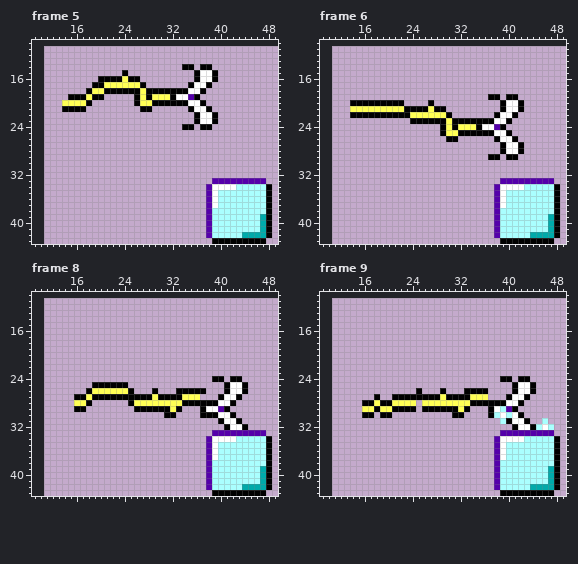
One commit to this pixel-art file: Source/images/ega/level/Hook_Thrown_2.ase. Above: the version before the commit.
44x33 pixels, 12 frames. Shown: frame 5: x 9..49, y 10..43; frame 6: x 9..49, y 10..43; frame 8: x 9..49, y 10..43; frame 9: x 9..49, y 10..43. The old version is drawn lined up with the new one, on the new canvas. The commit also changed other frames, which this record leaves out.
The result:
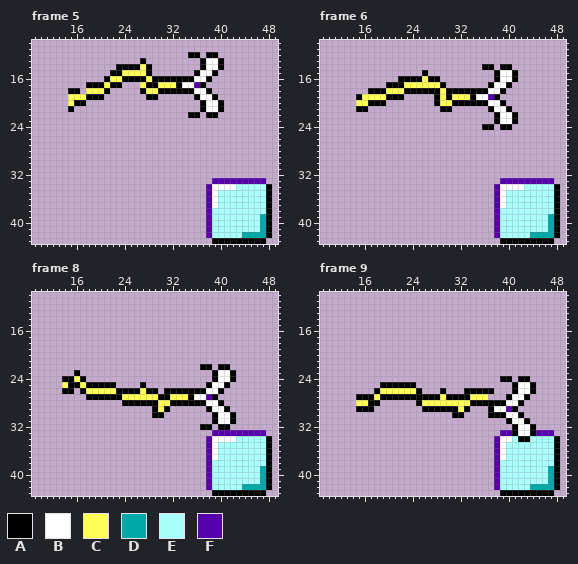
Palette (. is transparent): A #000000  B #ffffff  C #ffff55  D #00aaaa  E #aaffff  F #5500aa
Changes in this commit:
canvas 44x33 -> 55x44, the old top-left corner now at 11,11
Changed rows in their new state; - is an unchanged pixel.
Frame 5:
first column x 14:
12 ---------------------AA-AA-
13 -------------A---------ABBA
14 ---------AAAACA-----..--BBA
15 --------AACCCCA------------
16 ------.-CCA--ACAAAAAAAB-A.-
17 ----A---AA...CAACCCABBFA.--
18 -AA-C---.....ACC-----A-BA--
19 -CCCA-------..-A......-BBA-
20 .-AA.-------...........-BBA
21 .-..---------..------..ABBA
22 ---------------------A-.A--
23 ----------------------....-
24 --------------------..-..--
Frame 6:
first column x 14:
14 ----------------------AA-AA--
15 ------------A-----------ABBA-
16 --------AAAACAA---------ABBA-
17 ------AAACCCCCCA-------ABBA--
18 ---AAACCCAAAAAACAAAAAAABBA---
19 -ACCCCAAA-----ACACCCABBF--..-
20 .CC---...----.ACCAAAAAABB-...
21 .AA............-A------ABBA..
22 .................------------
23 ----------..............A-BA-
24 ---------------.......AA.-A--
25 ---------------............--
26 ----------------..------....-
27 -------------------------....
28 -------------------------....
29 -----------------------..-..-
Frame 8:
first column x 14:
22 -----------------------AA-AA---
23 --A----------------------ABBA--
24 AACA----------------------BB-.-
25 CAACA----..--A----------ABB-...
26 AA-AC----AA-ACA--AA-----BBA....
27 --..A-----CCCCC---CC-ABBFA....-
28 --...-----A-AAAA--AA----BBA..--
29 --..--------...-C-..---.A-B----
30 ---------------AA..----..------
31 -------------------------AB-A.-
32 -----------------------AA-A-...
Frame 9:
first column x 15:
25 ----AAAAAA-----------------------
26 ---ACCCCCC------------A----------
27 AAACAA---------------------------
28 CC-A......A----------------------
29 AAA.......--------------B--------
30 -..-..-----------------AAB-------
31 ------------------------.------.-
32 ------------------------------...
33 --------------------------ABBA---
34 --------------------------EAA----
